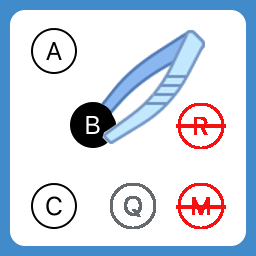
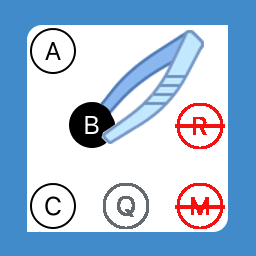
Layered file, before and after one edit (256x256). Changes by layer:
painted on "Hintergrund #1" over (10, 10, 246, 246)
